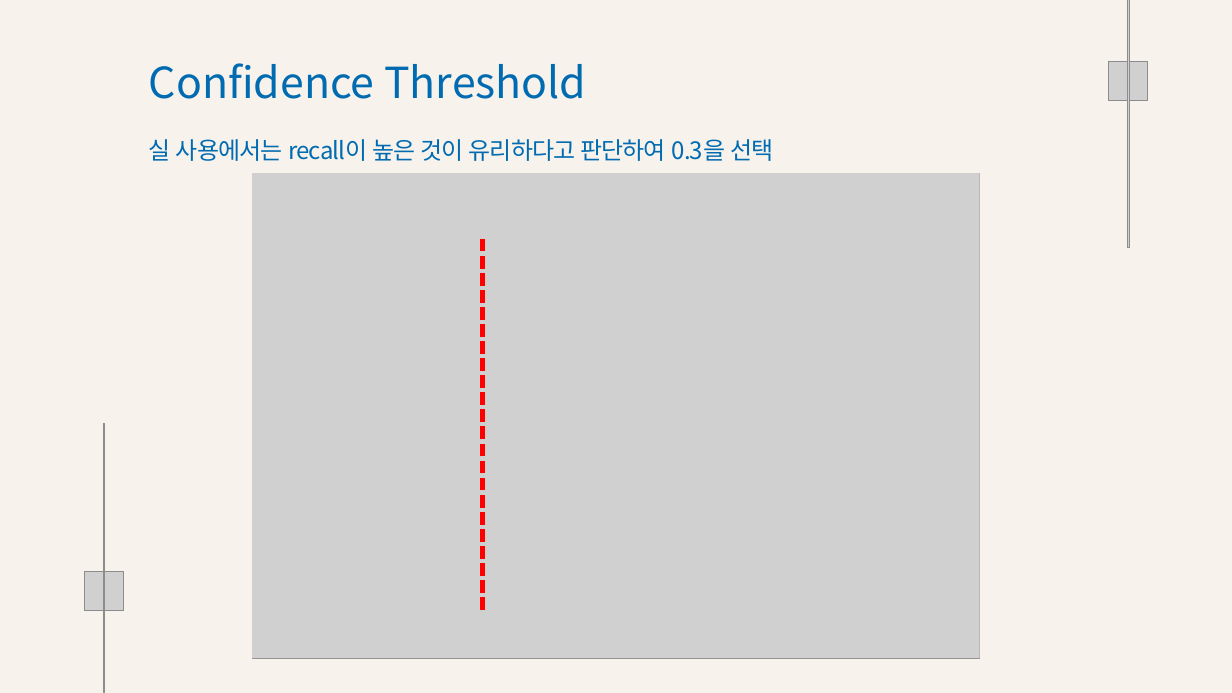
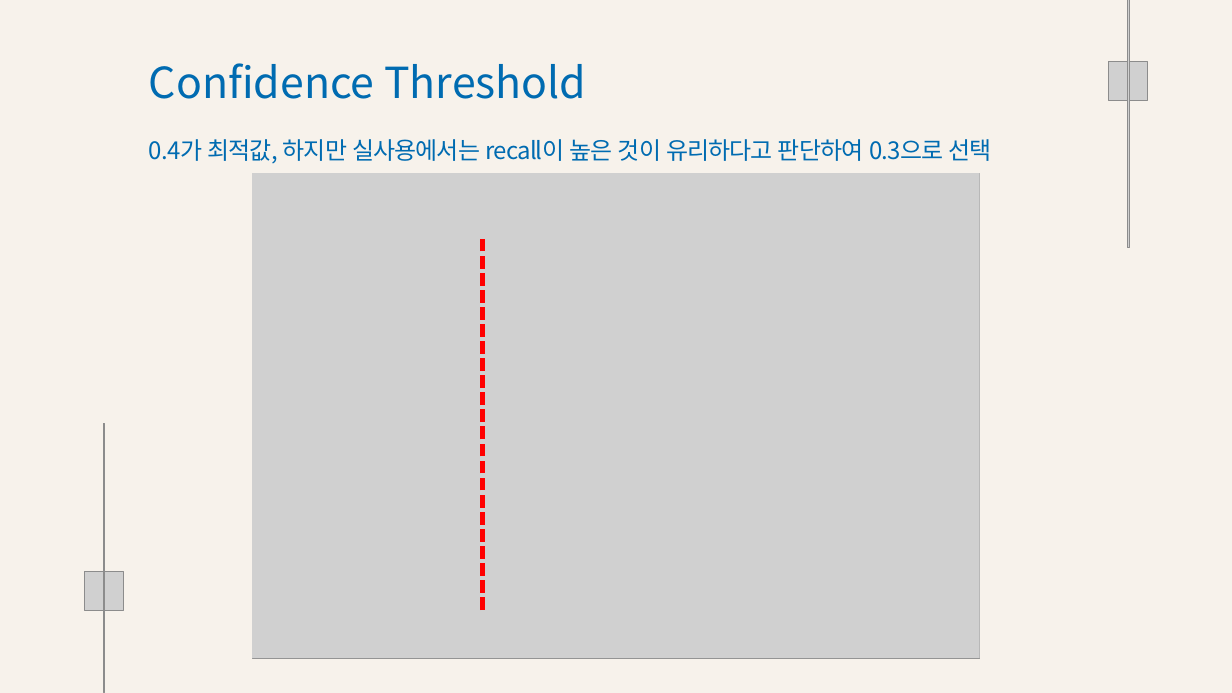
Before and after one commit to Playdata-G-DA35/DA35-final-team2-Item_Classification_RPA, a slide deck: slide 15 of documents/Clothes Detection 모델 결과 보고서.pptx. Drawn at 1232x693 pixels with LibreOffice and Linux fonts; fonts in the diff are those of the drawing; grey boxes stand for pictures; background and template pictures are left out. Boxes give left, top, right and bottom in pixels: in the first picture for what was removed or moved away, otherwise in the second. Text is boxed around its words. In the diff, an @@ line names an element or a change of style, - is before the commit and + after.

```diff
--- a/documents/Clothes Detection 모델 결과 보고서.pptx
+++ b/documents/Clothes Detection 모델 결과 보고서.pptx
@@ text at <box>149,139,992,164</box>: text changed @@
-실 사용에서는 recall이 높은 것이 유리하다고 판단하여 0.3을 선택
+0.4가 최적값, 하지만 실사용에서는 recall이 높은 것이 유리하다고 판단하여 0.3으로 선택
```
Also in this commit, not shown: 16 other slides changed, 6 other files.
